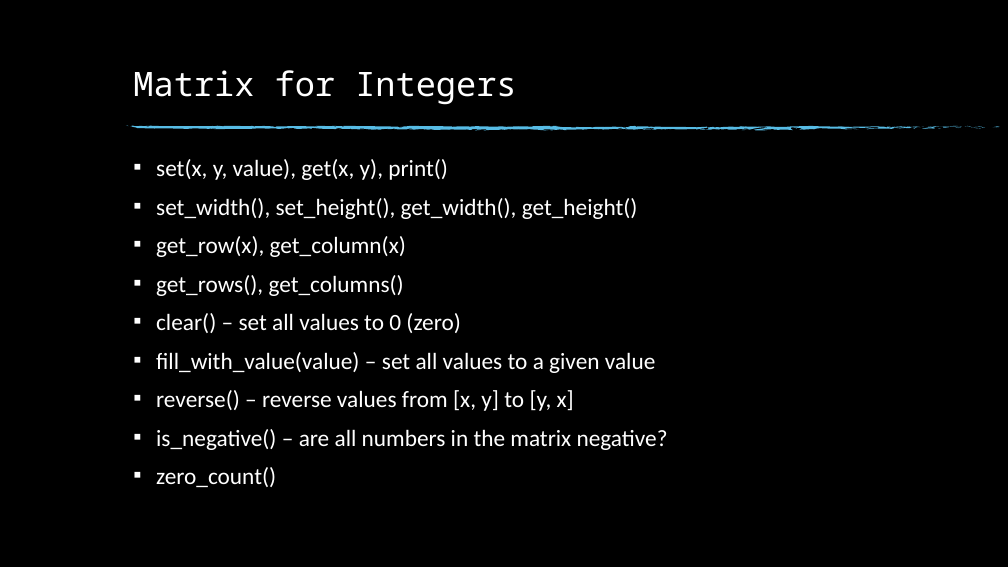
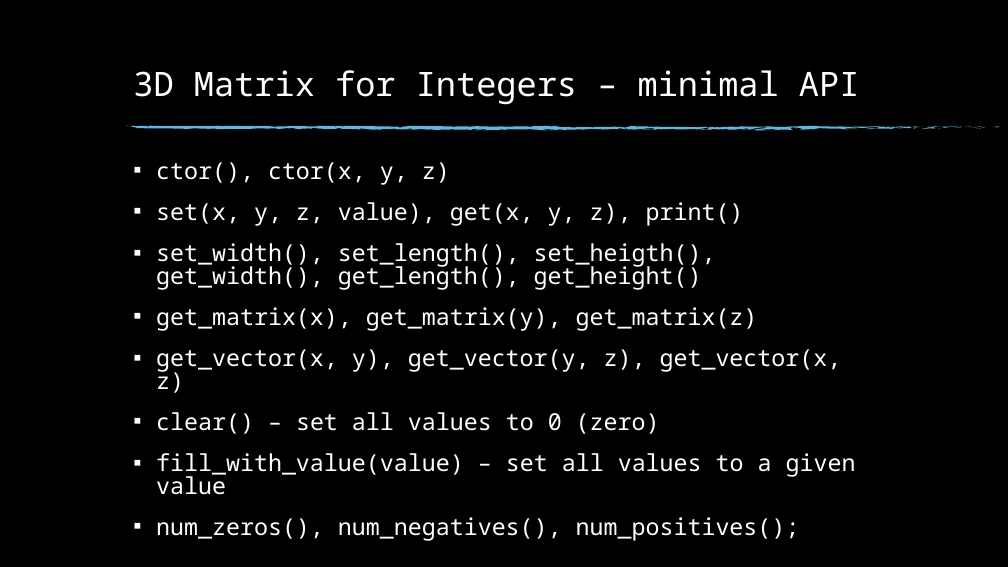
Before and after one commit to fan1x/fan1x.github.io, a slide deck: slide 9 of data/2021-22/cpp/ex02.pptx (slide 11 before the commit). Drawn at 1008x567 pixels with LibreOffice and Linux fonts; fonts in the diff are those of the drawing; background and template pictures are left out. Boxes give left, top, right and bottom in pixels: in the first picture for what was removed or moved away, otherwise in the second. Text is boxed around its words. In the diff, an @@ line names an element or a change of style, - is before the commit and + after.

```diff
--- a/data/2021-22/cpp/ex02.pptx
+++ b/data/2021-22/cpp/ex02.pptx
@@ title at bbox=[133, 70, 860, 105]: text changed @@
-Matrix for Integers
+3D Matrix for Integers – minimal API
@@ text at bbox=[156, 162, 842, 393]: text changed; font Calibri to Noto Sans Mono @@
-▪ set(x, y, value), get(x, y), print()
-▪ set_width(), set_height(), get_width(), get_height()
-▪ get_row(x), get_column(x)
-▪ get_rows(), get_columns()
+▪ ctor(), ctor(x, y, z)
+▪ set(x, y, z, value), get(x, y, z), print()
+▪ set_width(), set_length(), set_heigth(), get_width(), get_length(), get_height()
+▪ get_matrix(x), get_matrix(y), get_matrix(z)
+▪ get_vector(x, y), get_vector(y, z), get_vector(x, z)
@@ text at bbox=[156, 390, 668, 487]: text changed; font Calibri to Noto Sans Mono @@
-▪ reverse() – reverse values from [x, y] to [y, x]
-▪ is_negative() – are all numbers in the matrix negative?
-▪ zero_count()
+▪ num_zeros(), num_negatives(), num_positives();
@@ text at bbox=[156, 412, 856, 495]: font Calibri to Noto Sans Mono in "clear() – set all values to 0 ...", "fill_with_value(value) – set all values to a ..."; line spacing 0.7 to 0.8 @@
```
Also in this commit, not shown: 5 other slides changed, 5 slides added, 6 slides removed, 1 other file.
